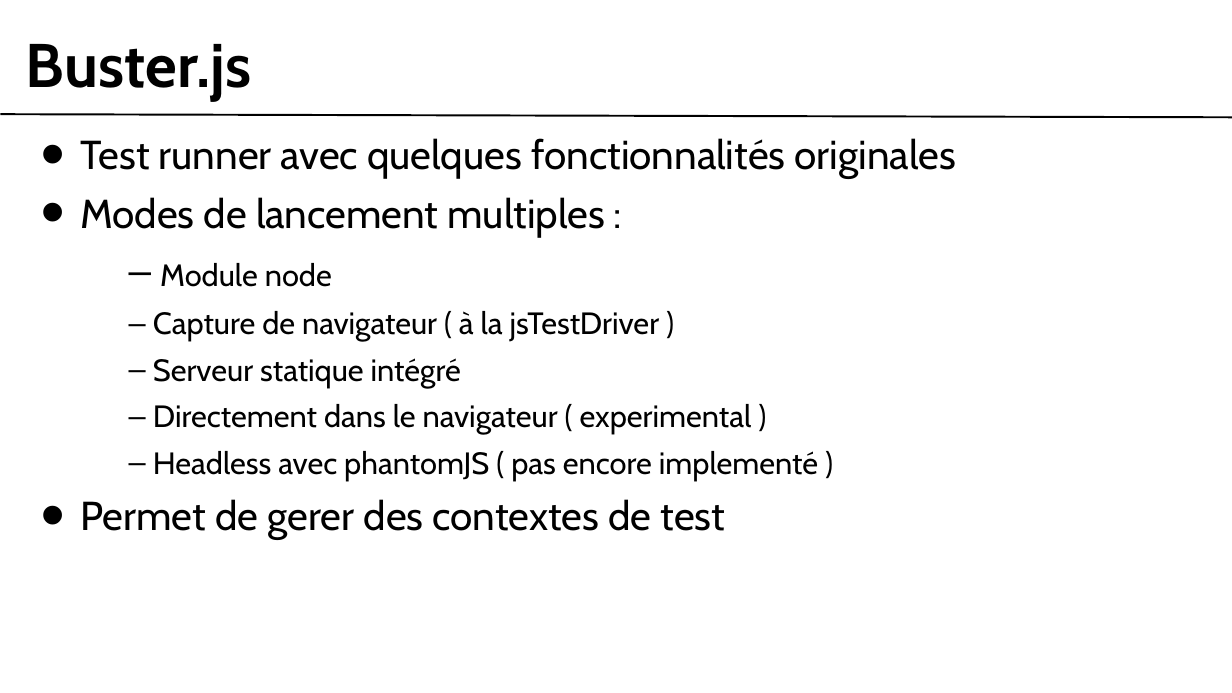
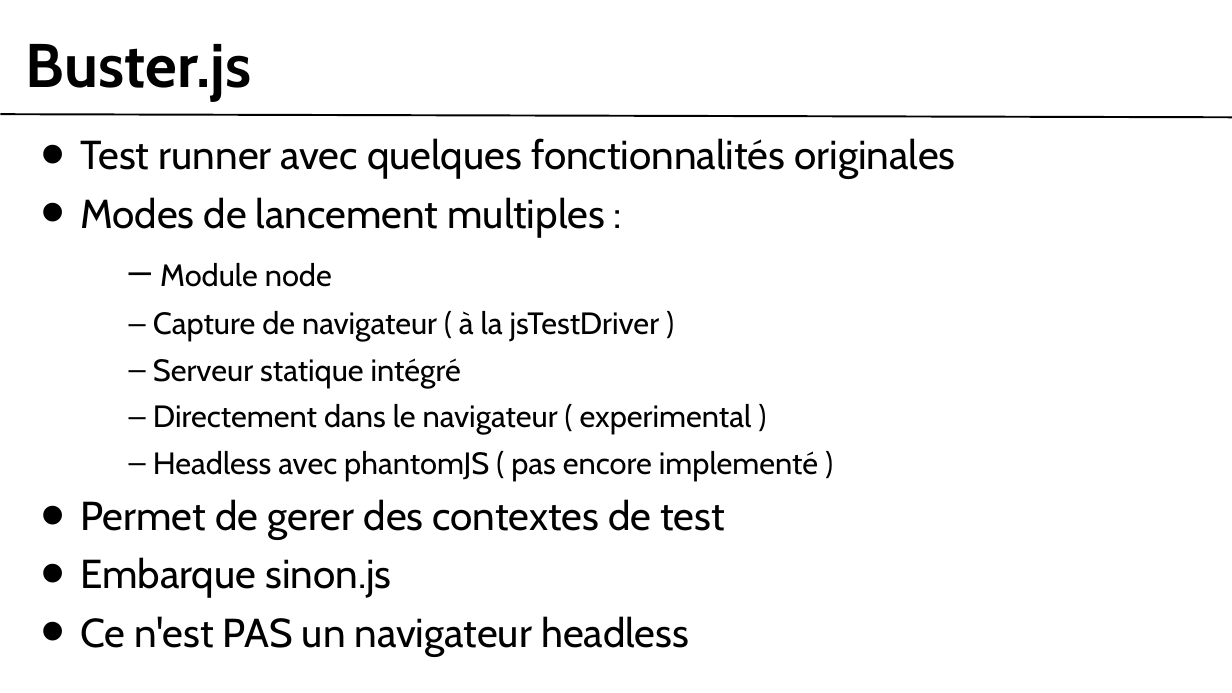
Before and after one commit to gobengo/devoxx-panorama-js-testing, a slide deck: slide 2 of doc/buster_part.ppt. Drawn at 1232x693 pixels with LibreOffice and Linux fonts; fonts in the diff are those of the drawing; background and template pictures are left out. Boxes give left, top, right and bottom in pixels: in the first picture for what was removed or moved away, otherwise in the second. Text is boxed around its words. In the diff, an @@ line names an element or a change of style, - is before the commit and + after.

```diff
--- a/doc/buster_part.ppt
+++ b/doc/buster_part.ppt
@@ text at (80, 557, 689, 656): paragraphs added @@
+• Embarque sinon.js
+• Ce n'est PAS un navigateur headless
```
Also in this commit, not shown: 3 other slides changed, 1 other file.
